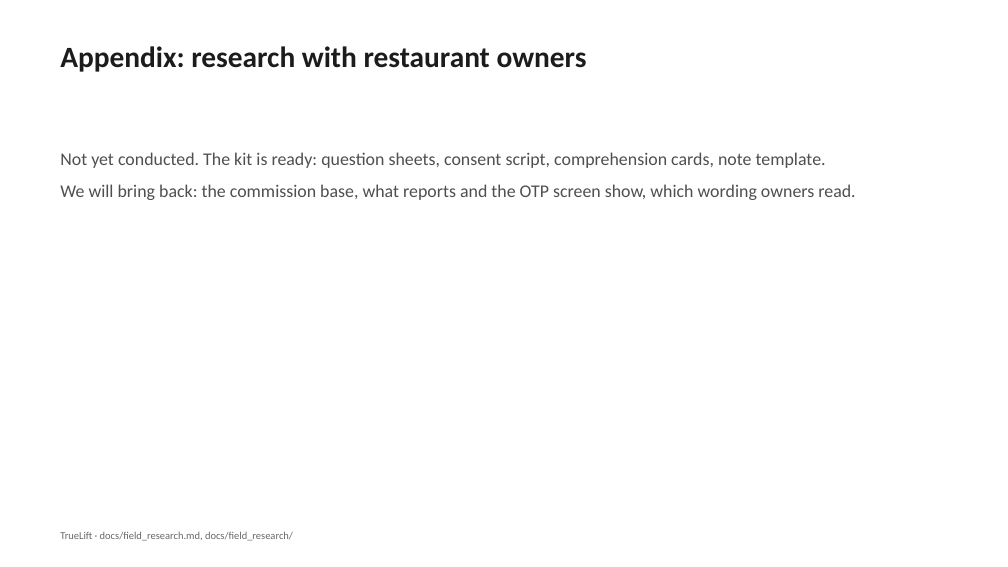
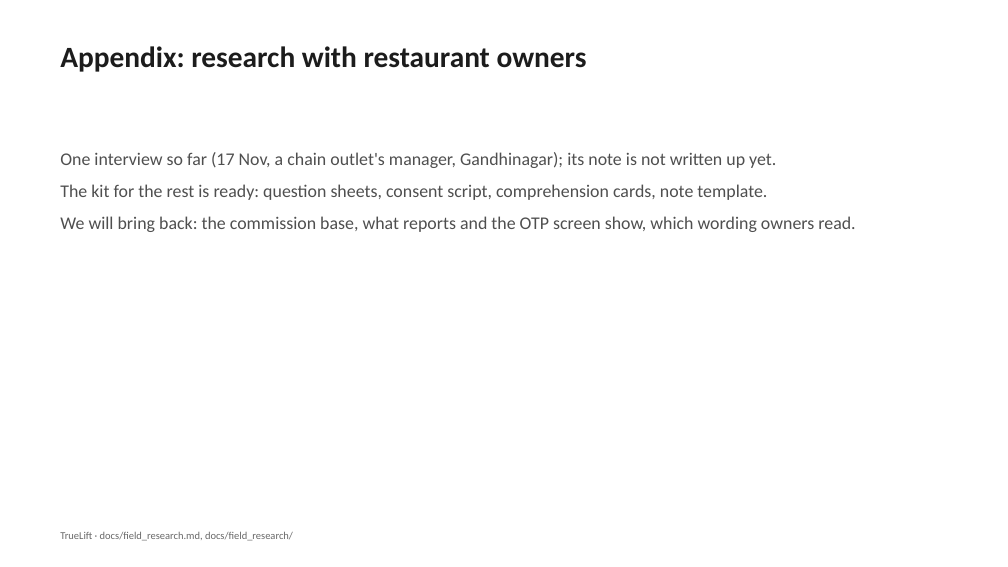
Before and after one commit to YashG1836/truelift, a slide deck: slide 18 of docs/pitch/TrueLift_deck.pptx. Drawn at 1008x567 pixels with LibreOffice and Linux fonts; fonts in the diff are those of the drawing. Boxes give left, top, right and bottom in pixels: in the first picture for what was removed or moved away, otherwise in the second. Text is boxed around its words. In the diff, an @@ line names an element or a change of style, - is before the commit and + after.

```diff
--- a/docs/pitch/TrueLift_deck.pptx
+++ b/docs/pitch/TrueLift_deck.pptx
@@ text at [60,152,776,200]: text changed @@
-Not yet conducted. The kit is ready: question sheets, consent script, comprehension cards, note template.
+One interview so far (17 Nov, a chain outlet's manager, Gandhinagar); its note is not written up yet.
+The kit for the rest is ready: question sheets, consent script, comprehension cards, note template.
```
Also in this commit, not shown: 34 other files.
